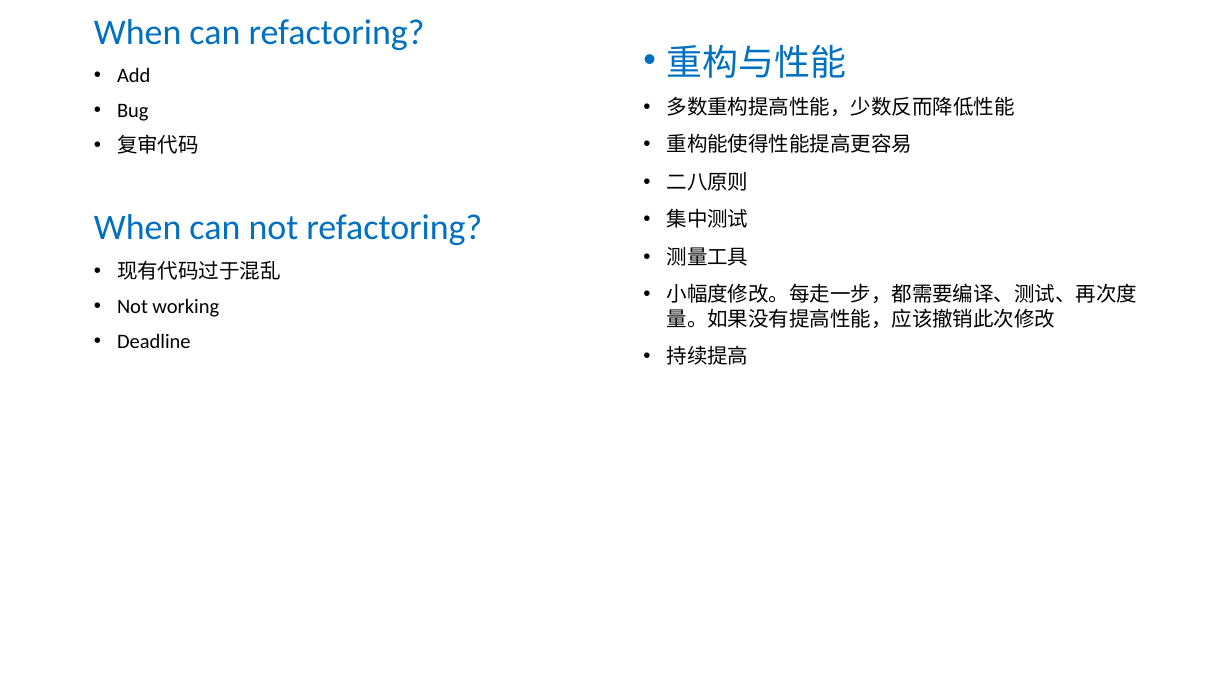
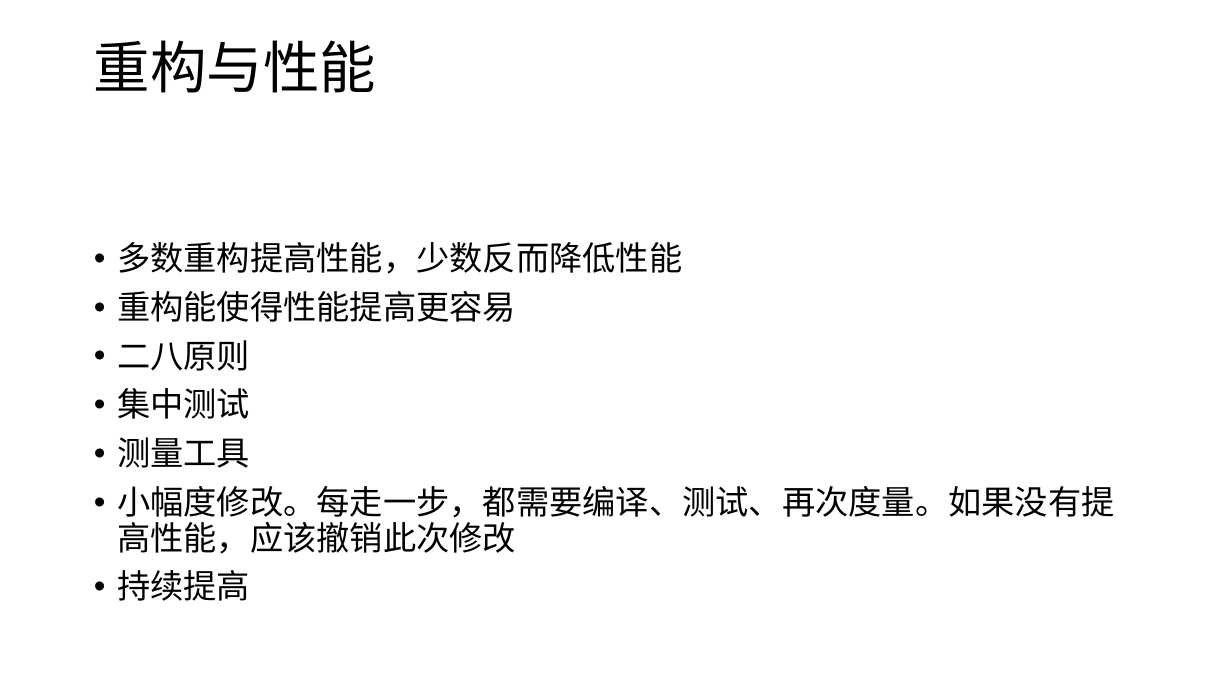
Before and after one commit to YingVickyCao/YingVickyCao.github.io, a slide deck: slide 12 of books/refactoring_improve_the_design_of_existing_code/Refactoring.pptx (slide 7 before the commit). Drawn at 1232x693 pixels with LibreOffice and Linux fonts; fonts in the diff are those of the drawing. Boxes give left, top, right and bottom in pixels: in the first picture for what was removed or moved away, otherwise in the second. Text is boxed around its words. In the diff, an @@ line names an element or a change of style, - is before the commit and + after.

```diff
--- a/books/refactoring_improve_the_design_of_existing_code/Refactoring.pptx
+++ b/books/refactoring_improve_the_design_of_existing_code/Refactoring.pptx
@@ text removed at [94,19,482,348] @@
-When can refactoring?
-• Add
-• Bug
-• 复审代码
-When can not refactoring?
-• 现有代码过于混乱
-• Not working
-• Deadline
@@ title added at [94,40,376,93], 44 pt, text #000000 @@
+重构与性能
@@ text at [667,44,846,78]: paragraph removed @@
-• 重构与性能
@@ text "多数重构提高性能，少数反而降低性能": place and size @@
-text "多数重构提高性能，少数反而降低性能" at [667,44,1138,365]
+text "多数重构提高性能，少数反而降低性能" at [117,242,1114,601]
@@ text "多数重构提高性能，少数反而降低性能" at [117,242,1114,601]: size 16 to 25.9 pt; line spacing 1 to 0.9 @@
```
Also in this commit, not shown: 6 other slides changed, 8 slides added, 1 slide removed, 1 other file.
